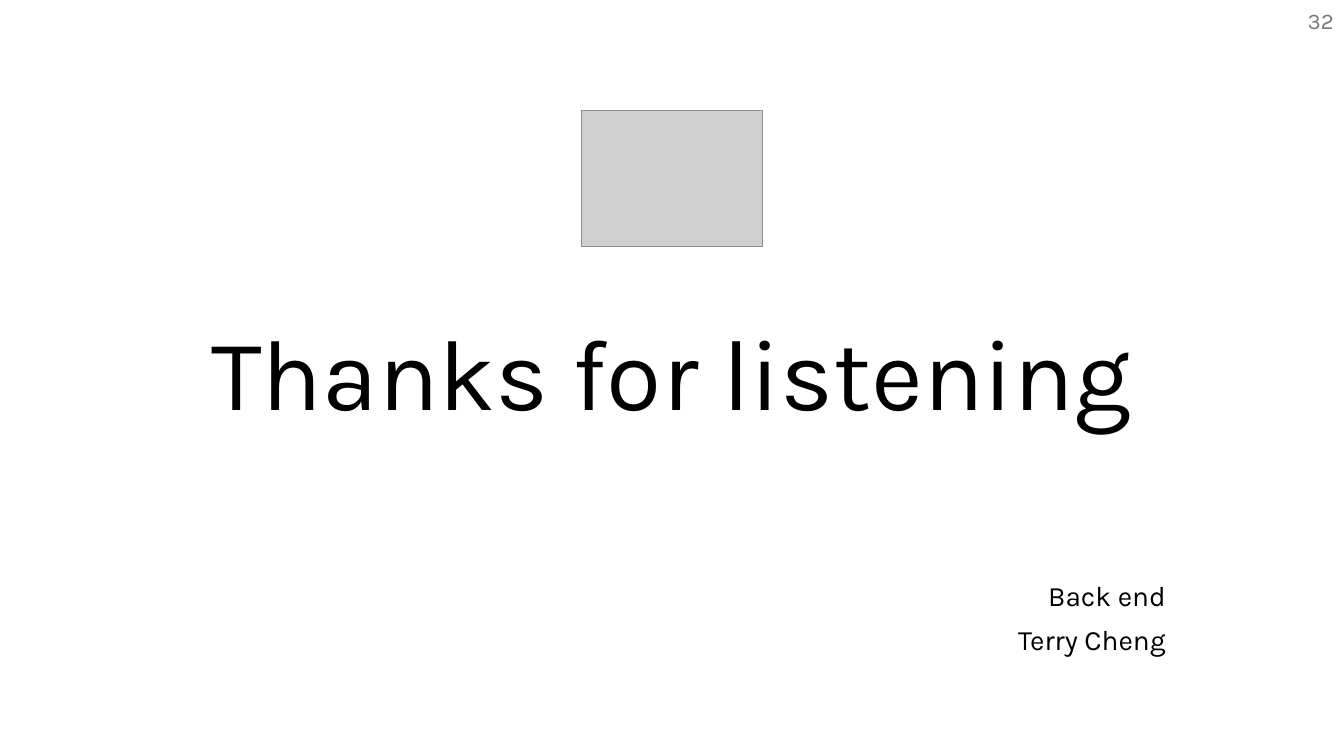
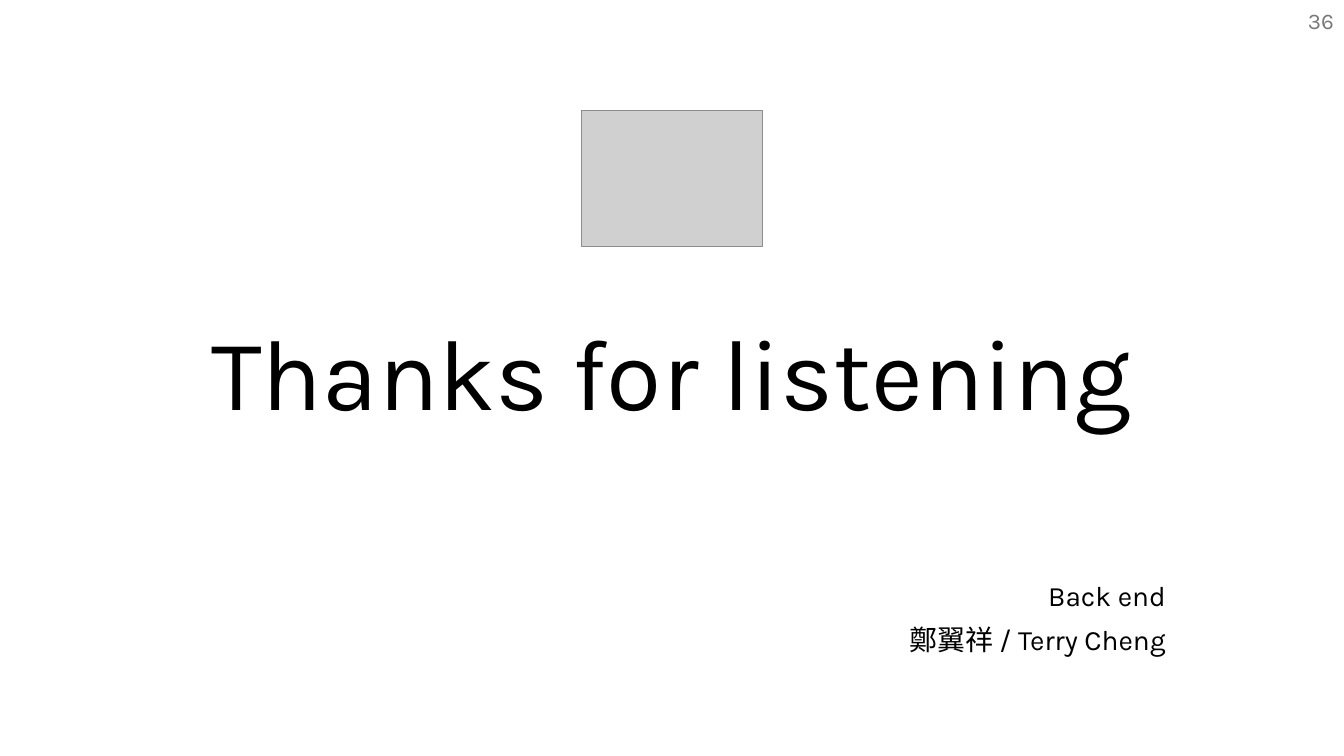
Before and after one commit to TerryChengTW/Dc3n, a slide deck: slide 37 of dc3n.pptx (slide 33 before the commit). Drawn at 1344x756 pixels with LibreOffice and Linux fonts; fonts in the diff are those of the drawing; grey boxes stand for pictures. Boxes give left, top, right and bottom in pixels: in the first picture for what was removed or moved away, otherwise in the second. Text is boxed around its words. In the diff, an @@ line names an element or a change of style, - is before the commit and + after.

```diff
--- a/dc3n.pptx
+++ b/dc3n.pptx
@@ page number at (1308, 15, 1334, 29): text changed @@
-32
+36
@@ subtitle at (909, 626, 1165, 657): text changed @@
-Terry Cheng
+鄭翼祥 / Terry Cheng
```
Also in this commit, not shown: 1 other slide changed, 4 slides added.
